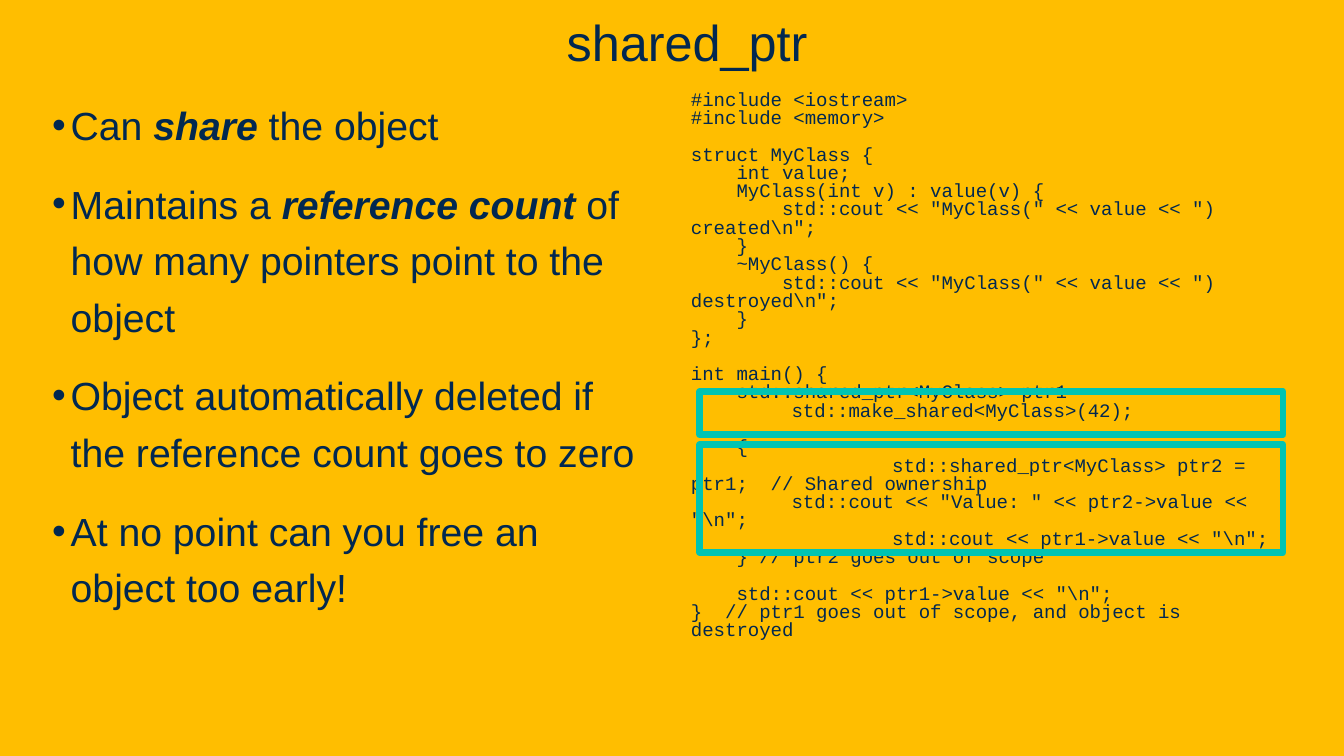
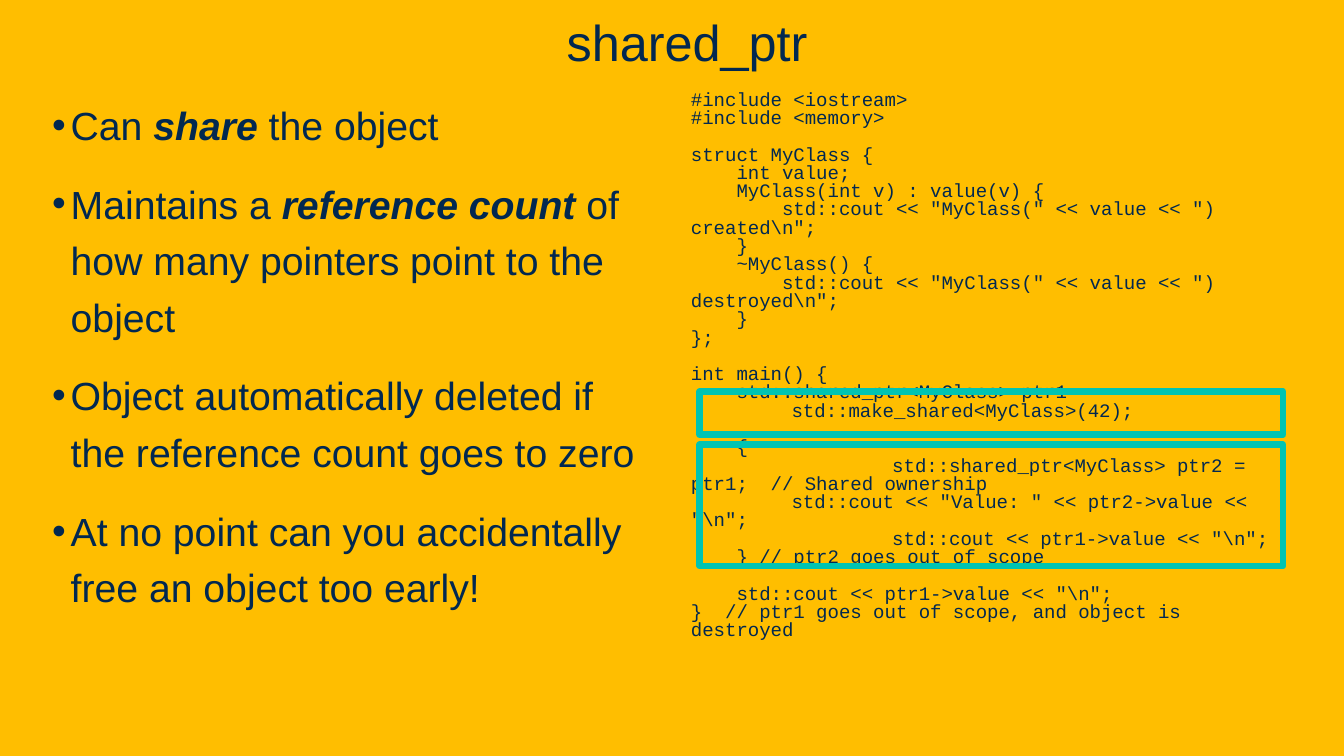
Before and after one commit to davsec-teaching/ECS160-Winter2025, a slide deck: slide 80 of slides/9_software_security.pptx (slide 75 before the commit). Drawn at 1344x756 pixels with LibreOffice and Linux fonts; fonts in the diff are those of the drawing; background and template pictures are left out. Boxes give left, top, right and bottom in pixels: in the first picture for what was removed or moved away, otherwise in the second. Text is boxed around its words. In the diff, an @@ line names an element or a change of style, - is before the commit and + after.

```diff
--- a/slides/9_software_security.pptx
+++ b/slides/9_software_security.pptx
@@ rectangle: place and size @@
-rectangle at (700, 445, 1284, 553)
+rectangle at (700, 445, 1284, 566)
@@ text at (71, 517, 622, 610): text changed @@
-• At no point can you free an object too early!
+• At no point can you accidentally free an object too early!
```
Also in this commit, not shown: 4 other slides changed, 5 slides added.
